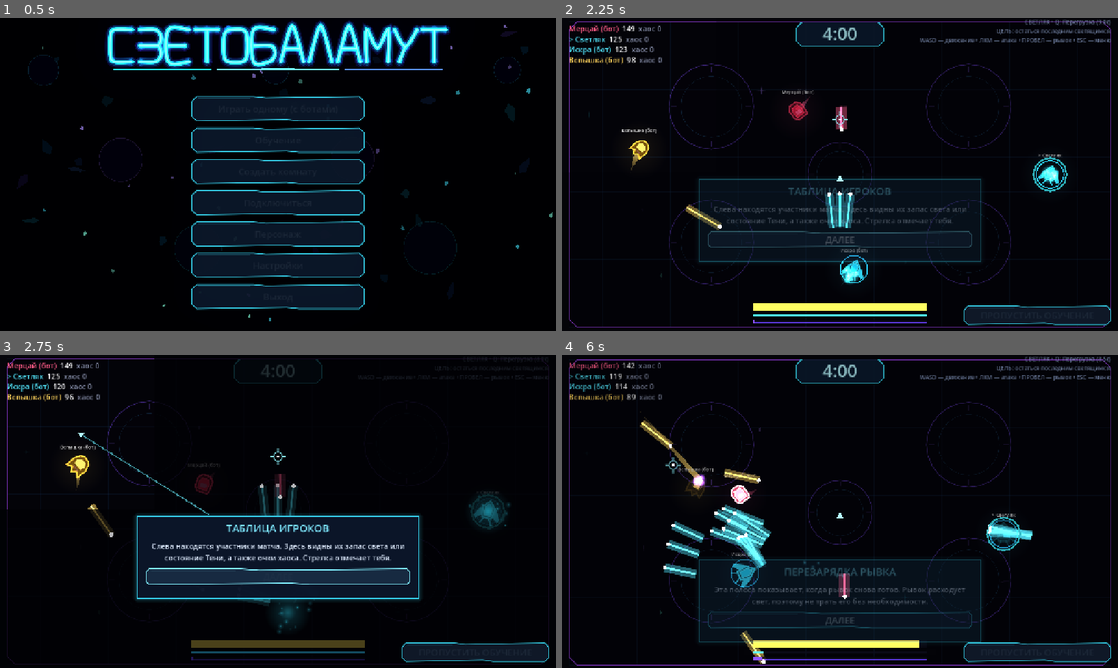
Above: before the commit, frames 1-4 (two rows, left to right).
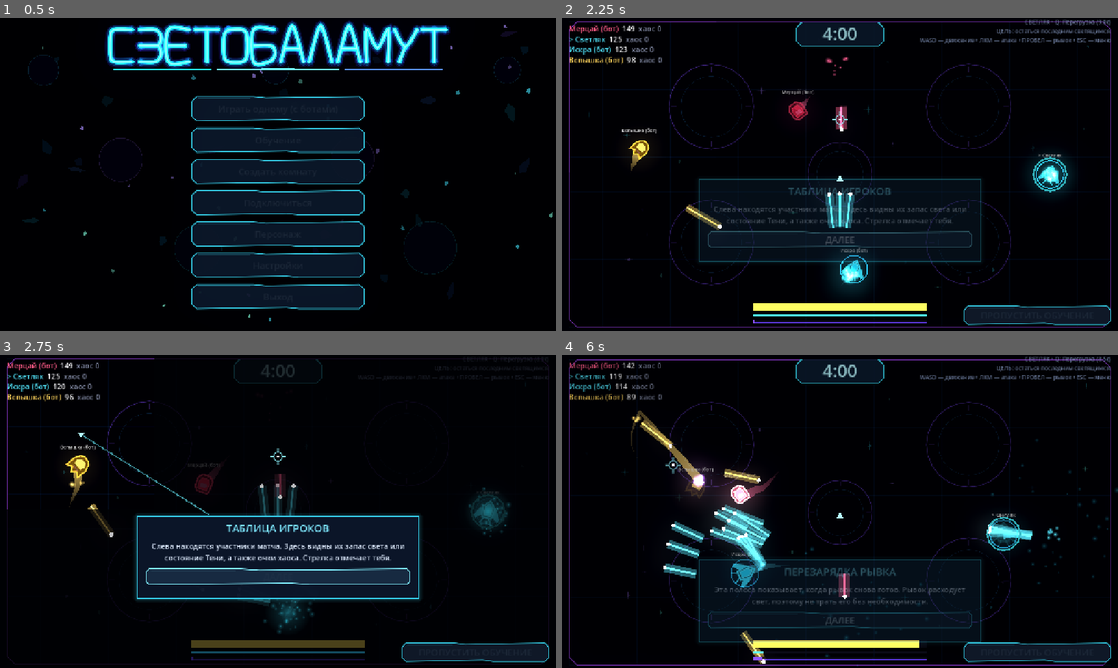
Above: after the commit, the same moments.

Repository: DvoreZZKy/svetobalamut
Game: Godot game, scene res://scenes/menu.tscn
The game is run twice, just before and just after one commit, with the same random seed, the same clock (stepped at 60 frames per second) and the same inputs.
Inputs (mouse positions are in pixels of both pictures, inside the frame that each line leads up to):
- Up to frame 1 (0.5 s): no input
- Up to frame 2 (2.25 s): click "Играть одному (с ботами)" at 0.5 s; tap Enter (restart) at 1.25 s; move the mouse to (962, 158) at 1.27 s; hold D (right) 1.28-2 s; hold Space (dash) 1.28-2 s; tap Q (ability) at 1.35 s; click (962, 158) at 1.42 s; click "ДАЛЕЕ" at 2 s
- Up to frame 3 (2.75 s): no input
- Up to frame 4 (6 s): move the mouse to (728, 527) at 2.77 s; hold S (down) 2.78-3.53 s; tap Space (dash) at 2.85, 4.55 s; tap E (possess) at 3.05, 5.3 s; move the mouse to (895, 442) at 3.52 s; hold D (right) 3.53-4.28 s; hold E (possess) 3.53-4.28 s; tap Q (ability) at 3.8, 4.35 s; move the mouse to (812, 574) at 4.27 s; hold W (up) 4.28-5.03 s; click (812, 574) at 4.42 s; move the mouse to (1006, 558) at 5.02 s; hold Space (dash) 5.03-5.78 s; hold A (left) from 5.03 s (still down); move the mouse to (673, 464) at 5.77 s; click (673, 464) at 5.85 s

Frame 1 is identical in both runs. In frame 2, 0.6% of the frame differs, in the area x 11-95%, y 8-88%; in frame 3, 0.2%; in frame 4, 1.2%, in the area x 11-100%, y 8-97%.

Commit message:
Revert previous arena optimization changes

Diff:
--- a/scripts/arena.gd
+++ b/scripts/arena.gd
@@ -33,7 +33,6 @@
 var cam: Camera2D
 var ambient_layer: Node2D
 var ambient_motes: Array[Dictionary] = []
-var ambient_redraw_timer := 0.0
 var trail_layer: Node2D
 var ent_layer: Node2D
 var bullet_layer: Node2D
@@ -45,7 +44,6 @@
 var fade_grad: Gradient
 var trail_shader: Shader
 var fx_mat: ShaderMaterial
-var fx_overlay: ColorRect
 const VectorActor = preload("res://scripts/vector_actor.gd")
 const FacetButton = preload("res://scripts/facet_button.gd")
 const ArenaTutorial = preload("res://scripts/arena_tutorial.gd")
@@ -85,12 +83,12 @@
 	is_client = G.mode == "client"
 	local_id = multiplayer.get_unique_id() if G.mode != "single" else 1
 	var arena_env := G.make_env()
-	arena_env.environment.glow_enabled = false
-	arena_env.environment.glow_intensity = 0.0
-	arena_env.environment.glow_strength = 0.0
-	arena_env.environment.glow_bloom = 0.0
+	arena_env.environment.glow_enabled = true
+	arena_env.environment.glow_intensity = 0.62
+	arena_env.environment.glow_strength = 0.72
+	arena_env.environment.glow_bloom = 0.08
 	for glow_level in range(1, 7):
-		arena_env.environment.set_glow_level(glow_level, 0.0)
+		arena_env.environment.set_glow_level(glow_level, 0.10 if glow_level <= 3 else 0.0)
 	add_child(arena_env)
 	cam = Camera2D.new()
 	cam.position = ARENA / 2.0
@@ -195,14 +193,12 @@
 	var cl := CanvasLayer.new()
 	cl.layer = 5
 	add_child(cl)
-	fx_overlay = ColorRect.new()
-	var r: ColorRect = fx_overlay
+	var r := ColorRect.new()
 	r.set_anchors_preset(Control.PRESET_FULL_RECT)
 	r.mouse_filter = Control.MOUSE_FILTER_IGNORE
 	fx_mat = ShaderMaterial.new()
 	fx_mat.shader = load("res://shaders/screen_fx.gdshader")
 	r.material = fx_mat
-	r.visible = false
 	cl.add_child(r)
 
 
@@ -413,7 +409,7 @@
 func _seed_ambient() -> void:
 	var rng := RandomNumberGenerator.new()
 	rng.randomize()
-	for i in 8:
+	for i in 22:
 		ambient_motes.append({
 			"p": Vector2(rng.randf_range(35.0, ARENA.x - 35.0), rng.randf_range(35.0, ARENA.y - 35.0)),
 			"v": Vector2.from_angle(rng.randf_range(0.0, TAU)) * rng.randf_range(7.0, 20.0),
@@ -426,12 +422,8 @@
 func _update_ambient(dt: float) -> void:
 	if dt <= 0.0:
 		return
-	ambient_redraw_timer -= dt
-	if ambient_redraw_timer > 0.0:
-		return
-	ambient_redraw_timer = 0.06
 	for mote in ambient_motes:
-		mote.p += mote.v * 0.06
+		mote.p += mote.v * dt
 		if mote.p.x < 20.0 or mote.p.x > ARENA.x - 20.0:
 			mote.v.x *= -1.0
 		if mote.p.y < 20.0 or mote.p.y > ARENA.y - 20.0:
@@ -706,7 +698,7 @@
 	lbl.add_theme_font_size_override("font_size", 14)
 	root.add_child(lbl)
 	var line := Line2D.new()
-	line.width = 18.0
+	line.width = 28.0
 	line.width_curve = trail_curve
 	line.gradient = trail_grad
 	line.joint_mode = Line2D.LINE_JOINT_BEVEL
@@ -822,7 +814,7 @@
 			var point_count := line.get_point_count()
 			if point_count == 0 or line.get_point_position(point_count - 1).distance_squared_to(pv.pos) >= 81.0 or pd.dt:
 				line.add_point(pv.pos)
-			var maxp := 12 if pd.dt else 8
+			var maxp := 30 if pd.dt else 20
 			while line.get_point_count() > maxp:
 				line.remove_point(0)
 		elif line.get_point_count() > 0:
@@ -889,12 +881,6 @@
 	var fx: Dictionary = view.get("fx", {})
 	invert_cur = move_toward(invert_cur, 1.0 if fx.has("invert") else 0.0, dt * 5.0)
 	blind_cur = move_toward(blind_cur, 1.0 if fx.has("blind") else 0.0, dt * 4.0)
-	var needs_post_fx: bool = invert_cur > 0.01 or blind_cur > 0.01
-	# Avoid a full-screen screen-texture shader pass during normal gameplay.
-	if fx_overlay.visible != needs_post_fx:
-		fx_overlay.visible = needs_post_fx
-	if not needs_post_fx:
-		return
 	fx_mat.set_shader_parameter("invert", invert_cur)
 	fx_mat.set_shader_parameter("blind", blind_cur)
 	var ws := Vector2(get_window().size)
@@ -1060,7 +1046,8 @@
 				shake = maxf(shake, 26.0)
 				timer_glitch_until = Time.get_ticks_msec() + 1800
 				_show_banner(CHAOS_RU.get(e.n, str(e.n)).to_upper())
-				# Chromatic aberration omitted: it forced an expensive full-screen shader pass.
+				var tw := create_tween()
+				tw.tween_method(func(v: float): fx_mat.set_shader_parameter("aberr", v), 0.03, 0.0, 0.55)
 			"ability":
 				Sfx.play("dash", 1.0, -2.0)
 				var ability_color: Color = [Color(0.2, 0.9, 1.0), Color(1.0, 0.75, 0.25), Color(0.65, 0.3, 1.0), Color(0.4, 0.9, 1.0)][int(e.get("kind", 0)) % 4]
@@ -1077,14 +1064,14 @@
 	for child in fx_layer.get_children():
 		if child is CPUParticles2D:
 			active_bursts += 1
-	if active_bursts >= (6 if important else 3):
+	if active_bursts >= (16 if important else 8):
 		return
 	var p := CPUParticles2D.new()
 	p.position = pos
 	p.texture = halo_tex
 	p.material = add_mat
-	p.amount = mini(amount, 14)
-	p.lifetime = minf(life, 0.42)
+	p.amount = mini(amount, 30)
+	p.lifetime = minf(life, 0.65)
 	p.one_shot = true
 	p.explosiveness = 1.0
 	p.direction = Vector2.RIGHT
@@ -1100,7 +1087,7 @@
 	p.color_ramp = fade_grad
 	fx_layer.add_child(p)
 	p.emitting = true
-	get_tree().create_timer(minf(life, 0.42) + 0.2).timeout.connect(p.queue_free)
+	get_tree().create_timer(minf(life, 0.65) + 0.3).timeout.connect(p.queue_free)
 
 
 func flash(pos: Vector2, radius: float, col: Color, dur := 0.4) -> void:
